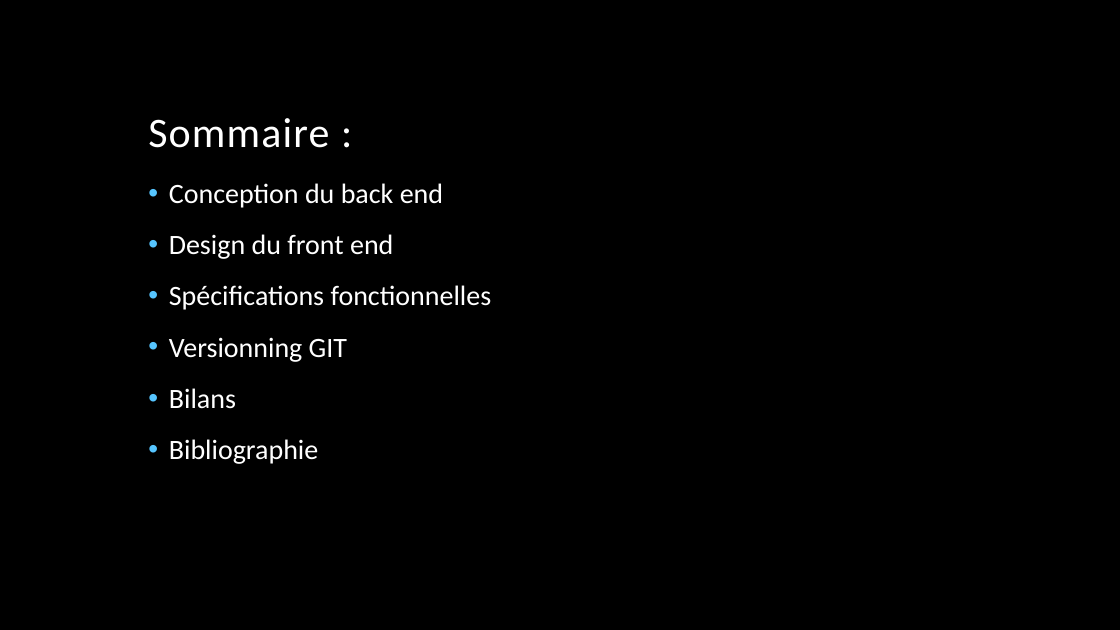
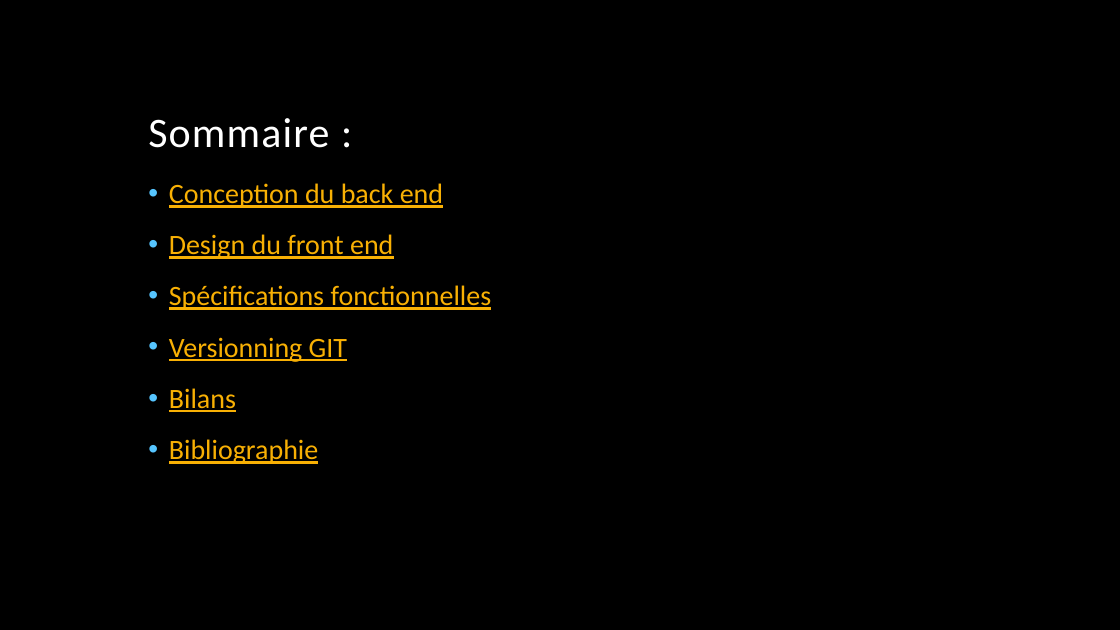
Before and after one commit to Kzenn/ECEbay, a slide deck: slide 2 of Projet Web dynamique.pptx. Drawn at 1120x630 pixels with LibreOffice and Linux fonts; fonts in the diff are those of the drawing; background and template pictures are left out. Boxes give left, top, right and bottom in pixels: in the first picture for what was removed or moved away, otherwise in the second. Text is boxed around its words. In the diff, an @@ line names an element or a change of style, - is before the commit and + after.

```diff
--- a/Projet Web dynamique.pptx
+++ b/Projet Web dynamique.pptx
@@ text "Conception du back end" at (169,183,492,464): text colour #FFFFFF to #F8B004, underline on @@
```
Also in this commit, not shown: 5 other slides changed.
